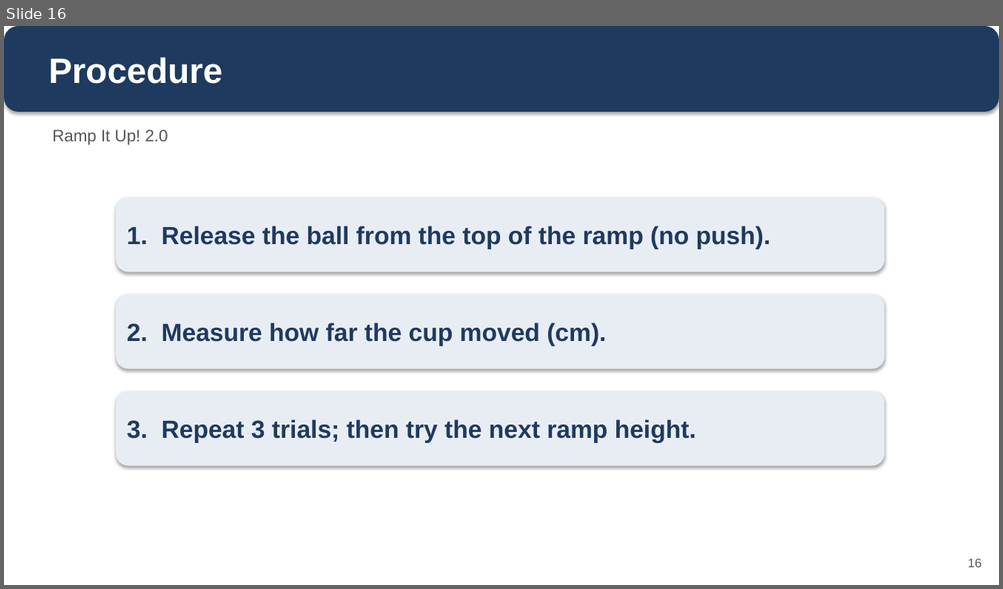
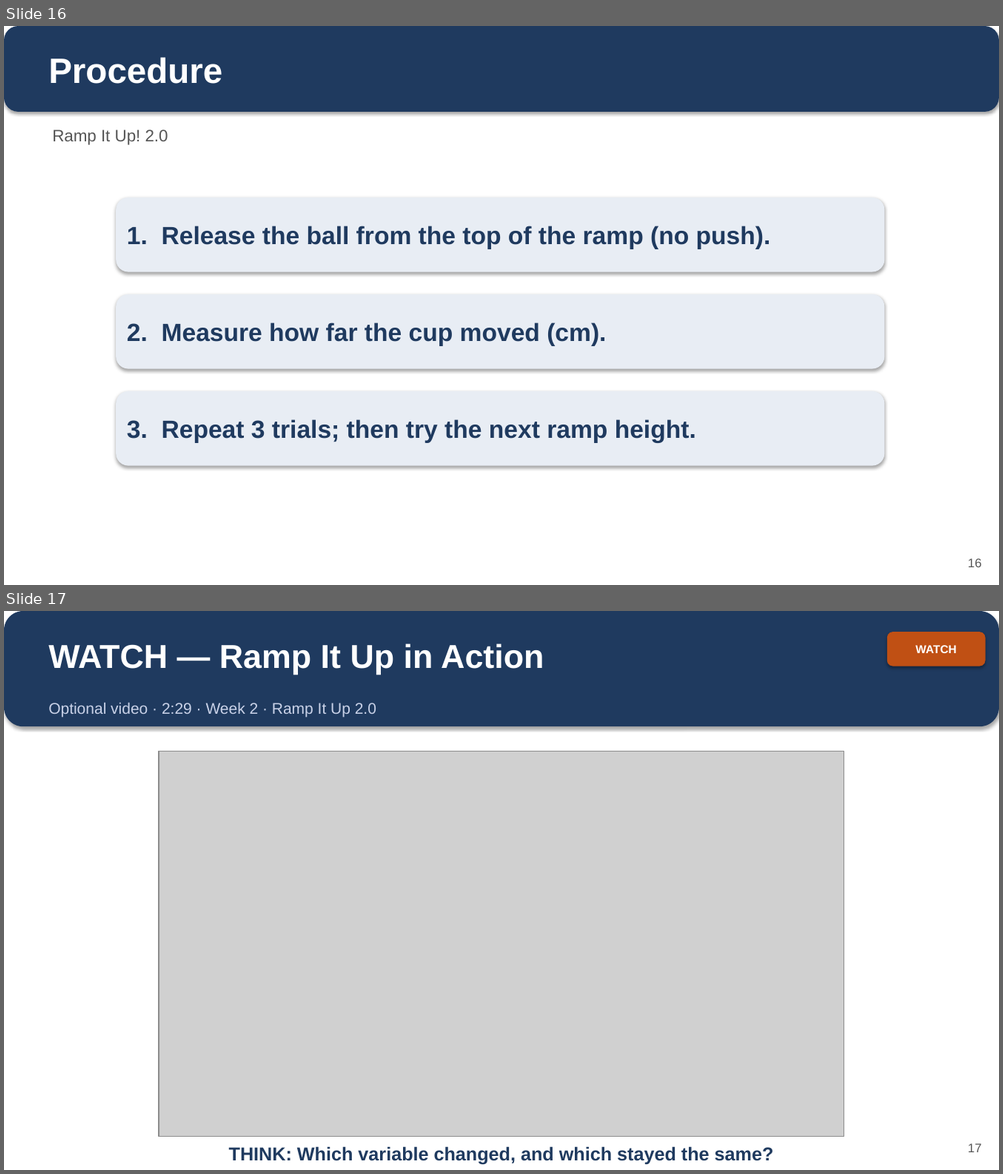
Before and after one commit to owenreagan-cyber/grade-4-energy-transfer-transformation, a slide deck: production/slides/03-ch3-energy-speed-slides.pptx. Shown one above the other, each under a label of ours: slide 16 before the commit, slides 16 and 17 after it. The pictures are 1003x589 and 1003x1174 pixels, drawn with LibreOffice and Linux fonts; fonts in the diff are those of the drawing; grey boxes stand for pictures. Boxes give left, top, right and bottom in pixels: in the first picture for what was removed or moved away, otherwise in the second. Text is boxed around its words. In the diff, an @@ line names an element or a change of style, - is before the commit and + after.

```diff
--- a/production/slides/03-ch3-energy-speed-slides.pptx
+++ b/production/slides/03-ch3-energy-speed-slides.pptx
@@ slide 17 added at (4, 611, 999, 1170), background #FFFFFF @@
@@ rounded rectangle added at (4, 611, 999, 726), fill #1F3A5F @@
@@ rounded rectangle added at (887, 632, 985, 667), fill #C05014, 11 pt, text #FFFFFF, bold @@
+WATCH
@@ text added at (48, 644, 543, 675), 32 pt, text #FFFFFF, bold @@
+WATCH — Ramp It Up in Action
@@ text added at (48, 703, 376, 717), 15 pt, text #C9D2E8 @@
+Optional video · 2:29 · Week 2 · Ramp It Up 2.0
@@ picture added at (159, 752, 844, 1137) @@
@@ text added at (229, 1147, 774, 1165), 18 pt, text #1F3A5F, bold @@
+THINK: Which variable changed, and which stayed the same?
@@ text added at (967, 1144, 982, 1153), 12 pt, text #555555 @@
+17
```
Also in this commit, not shown: 2 other files.
